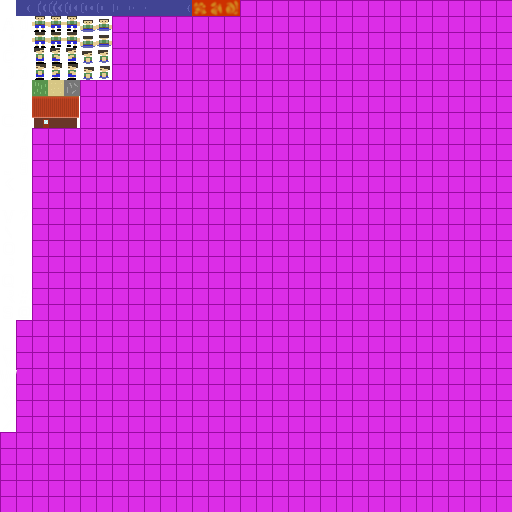
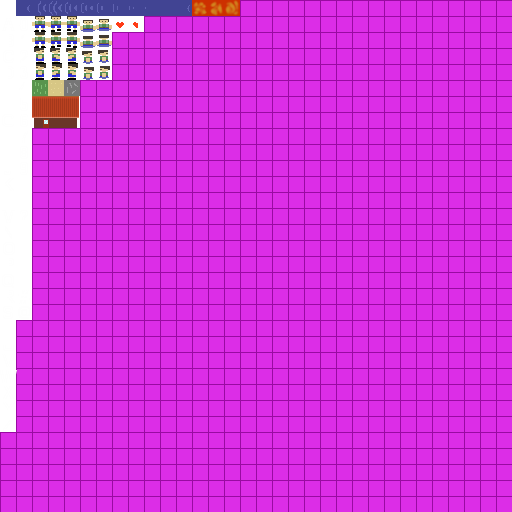
Revision of a layered 512 x 512 image; what changed, layer by layer:
added layer "Liitetty taso #10" above "Liitetty taso #9" over (x1=132, y1=21, x2=138, y2=29)
added layer "Liitetty taso #9" above "Liitetty taso" over (x1=115, y1=21, x2=125, y2=29)
painted on "spriteSheet.png" over (x1=112, y1=16, x2=144, y2=32)
